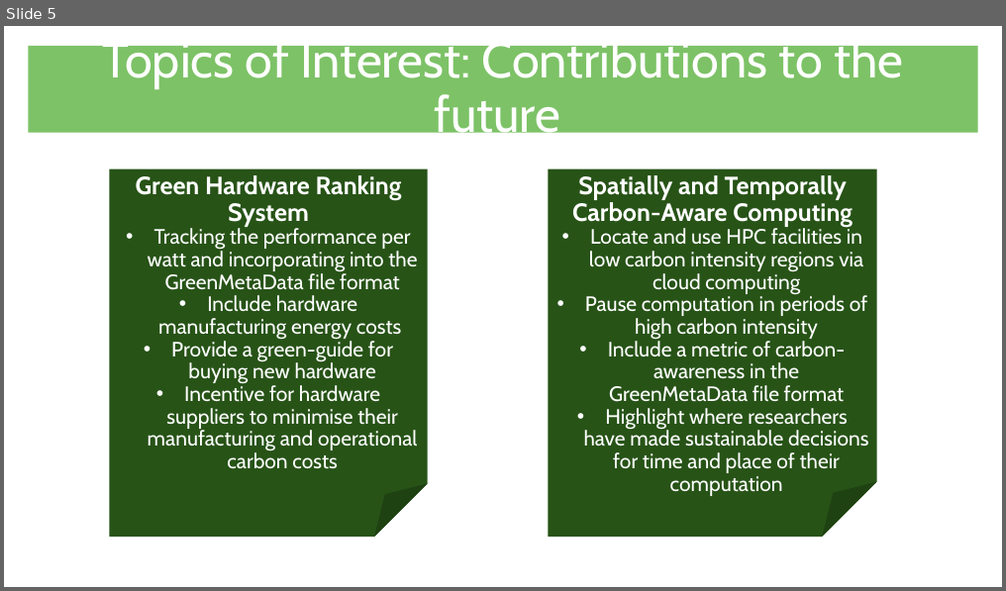
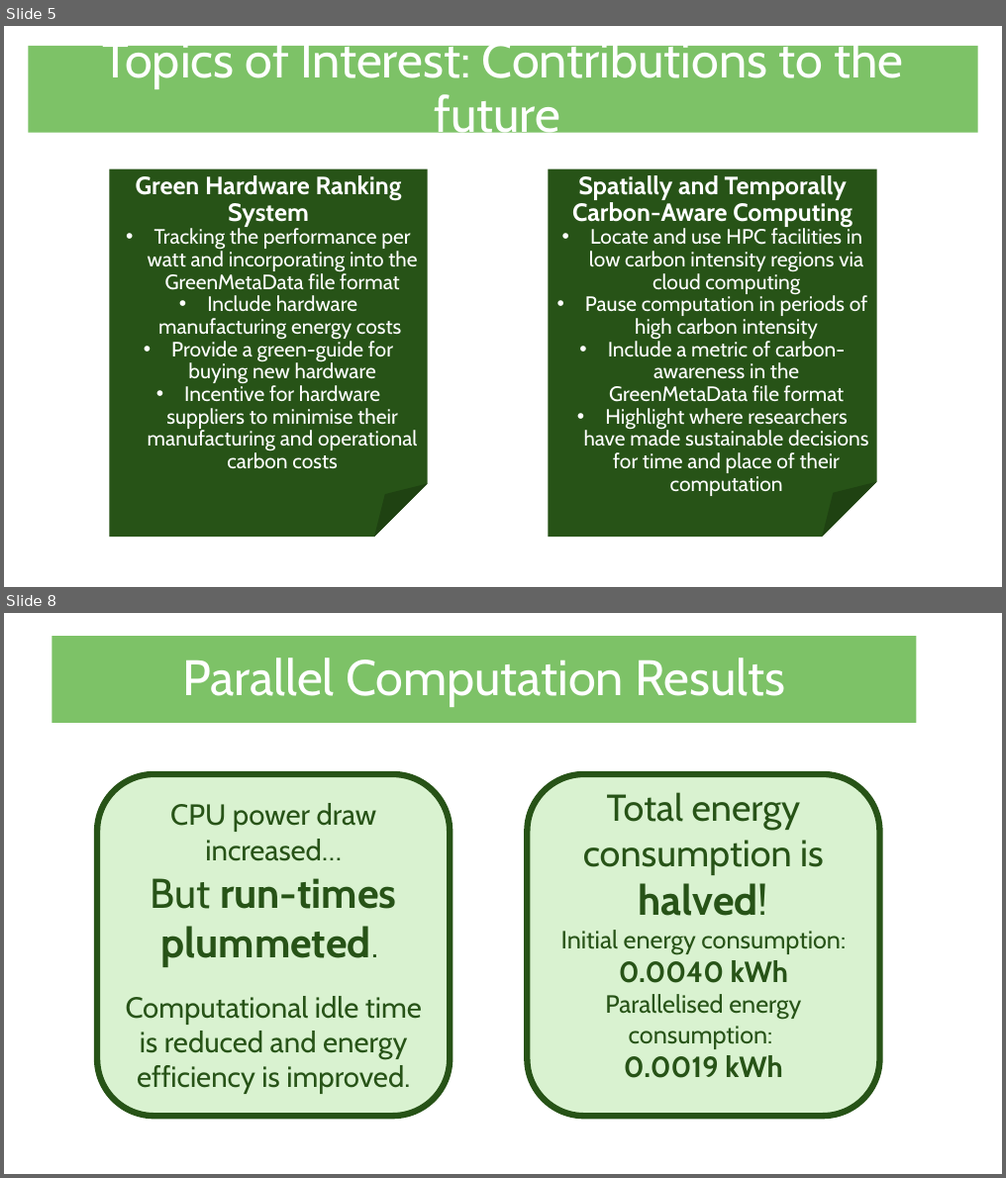
Before and after one commit to rosieschiffmann/GSoC_Neutron_Transport_Energy_Audit, a slide deck: GSoC – GreenMetaData Project.pptx. Shown one above the other, each under a label of ours: slide 5 before the commit, slides 5 and 8 after it; the slides between them are not shown. The pictures are 1006x591 and 1006x1178 pixels, drawn with LibreOffice and Linux fonts; fonts in the diff are those of the drawing; background and template pictures are left out. Boxes give left, top, right and bottom in pixels: in the first picture for what was removed or moved away, otherwise in the second. Text is boxed around its words. In the diff, an @@ line names an element or a change of style, - is before the commit and + after.

Commit message:
part 2 of presentation added, wiht results from hands on exercise

```diff
--- a/GSoC – GreenMetaData Project.pptx
+++ b/GSoC – GreenMetaData Project.pptx
@@ slide 8 added at (x1=4, y1=613, x2=1002, y2=1174), background picture (left out) @@
@@ title added at (x1=52, y1=636, x2=917, y2=723), fill #7DC267, 48 pt, text #FFFFFF @@
+Parallel Computation Results
@@ rounded rectangle added at (x1=97, y1=774, x2=450, y2=1117), fill #D9F2D0, outline #275417 6 pt, 28 pt, text #275417 @@
+CPU power draw increased…
+But run-times plummeted.
+Computational idle time is reduced and energy efficiency is improved.
@@ rounded rectangle added at (x1=528, y1=774, x2=880, y2=1117), fill #D9F2D0, outline #275417 6 pt, 24 pt, text #275417 @@
+Total energy consumption is halved!
+Initial energy consumption: 0.0040 kWh
+Parallelised energy consumption:
+0.0019 kWh
```
Also in this commit, not shown: 3 other slides added, 2 slides removed.
